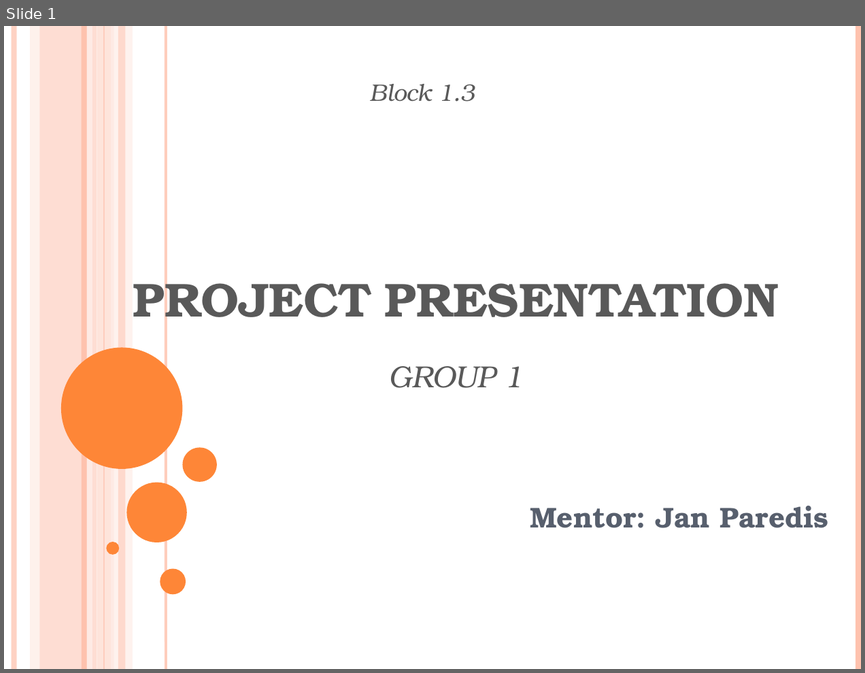
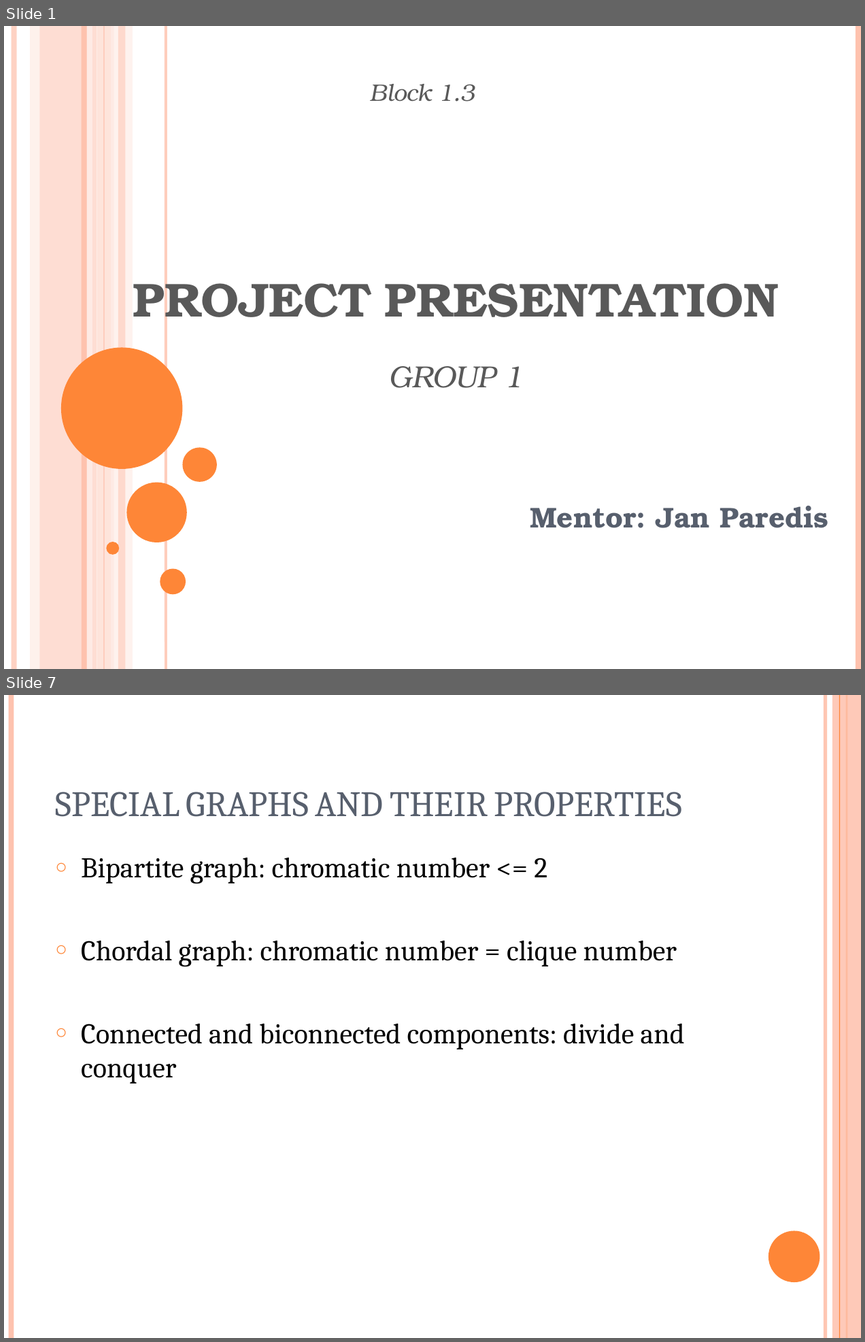
Before and after one commit to manhddftu/Project1.1-Phase3, a slide deck: pres3.pptx. Shown one above the other, each under a label of ours: slide 1 before the commit, slides 1 and 7 after it; the slides between them are not shown. The pictures are 865x673 and 865x1342 pixels, drawn with LibreOffice and Linux fonts; fonts in the diff are those of the drawing. Boxes give left, top, right and bottom in pixels: in the first picture for what was removed or moved away, otherwise in the second. Text is boxed around its words. In the diff, an @@ line names an element or a change of style, - is before the commit and + after.

```diff
--- a/pres3.pptx
+++ b/pres3.pptx
@@ slide 7 added at [4,695,861,1338], background #FFFFFF @@
@@ line added from (11, 695) to (11, 1338), #FEC3AE 4.5 pt @@
@@ line added from (825, 695) to (825, 1338), #FEC3AE 3 pt @@
@@ rectangle added at [832,695,861,1338], fill #FEC3AE at 87% opacity @@
@@ line added from (839, 695) to (839, 1338), #FE8637 0.75 pt @@
@@ line added from (847, 695) to (847, 1338), #FE8637 1.5 pt @@
@@ title added at [55,792,682,817], 30 pt, text #575F6D, small capitals @@
+SPECIAL GRAPHS AND THEIR PROPERTIES
@@ text added at [81,857,685,1083], 24 pt, text #000000 @@
+○ Bipartite graph: chromatic number <= 2
+○ Chordal graph: chromatic number = clique number
+○ Connected and biconnected components: divide and conquer
@@ ellipse added at [768,1231,820,1282], fill #FE8637 @@
```
Also in this commit, not shown: 5 slides changed, 3 other slides added, 4 slides removed.
